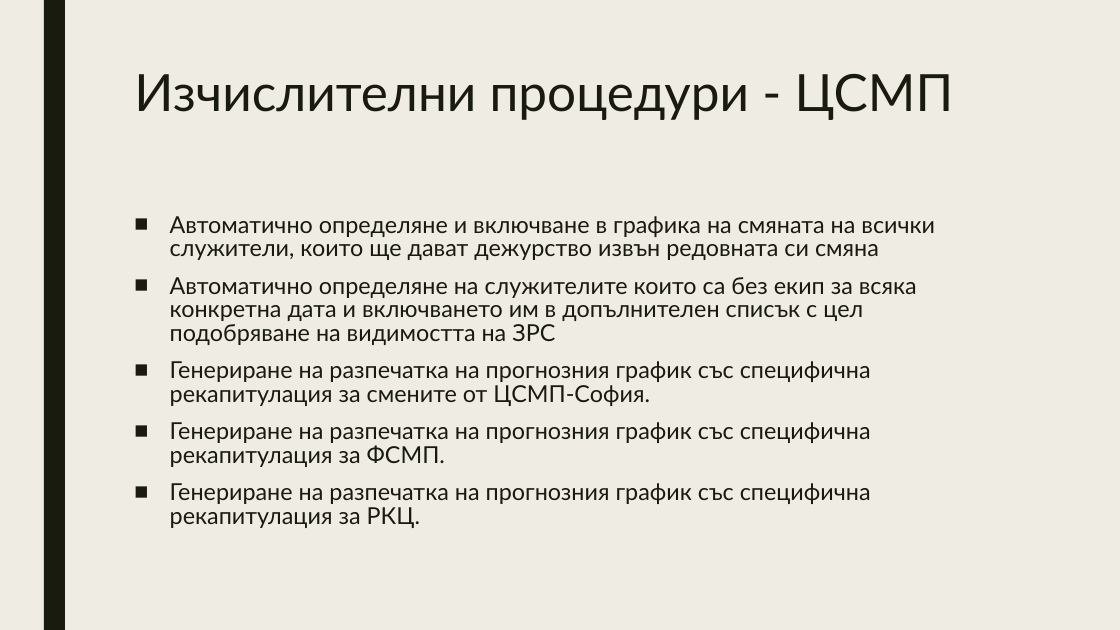
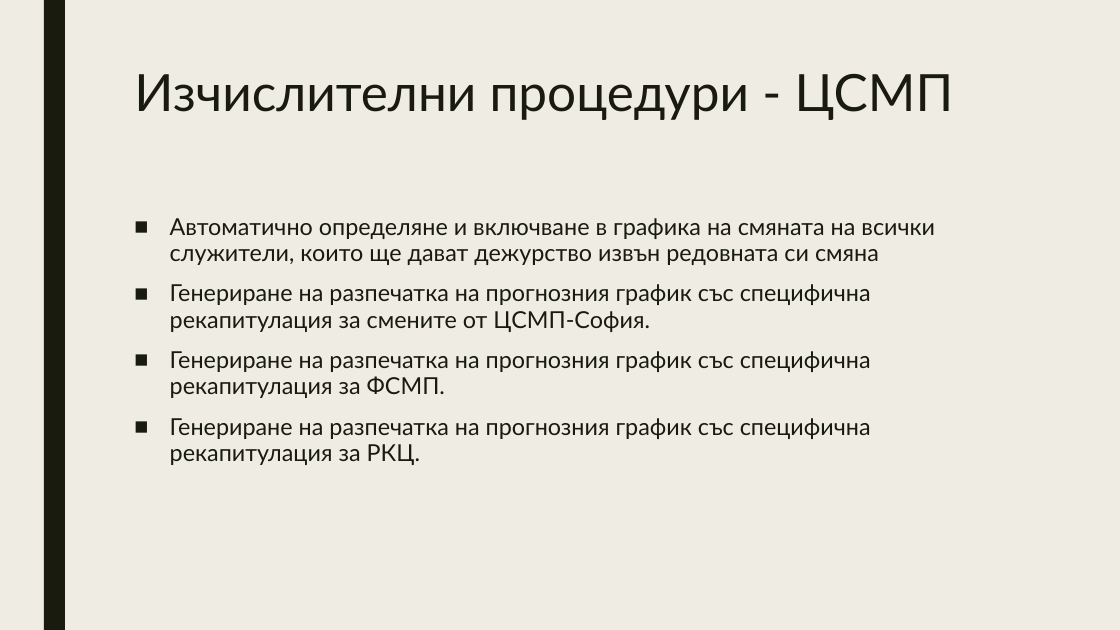
Before and after one commit to emospy/AmbulanceGraphics, a slide deck: slide 13 of Documents/Presentation/Система „Графици.pptx. Drawn at 1120x630 pixels with LibreOffice and Linux fonts; fonts in the diff are those of the drawing. Boxes give left, top, right and bottom in pixels: in the first picture for what was removed or moved away, otherwise in the second. Text is boxed around its words. In the diff, an @@ line names an element or a change of style, - is before the commit and + after.

```diff
--- a/Documents/Presentation/Система „Графици.pptx
+++ b/Documents/Presentation/Система „Графици.pptx
@@ text "Автоматично определяне и включване в ..." at box(170, 218, 935, 465): line spacing 0.84 to 0.94 @@
@@ text at box(170, 277, 917, 345): paragraph removed @@
-■ Автоматично определяне на служителите които са без екип за всяка конкретна дата и включването им в допълнителен списък с цел подобряване на видимостта на ЗРС
```
Also in this commit, not shown: 9 other files.
